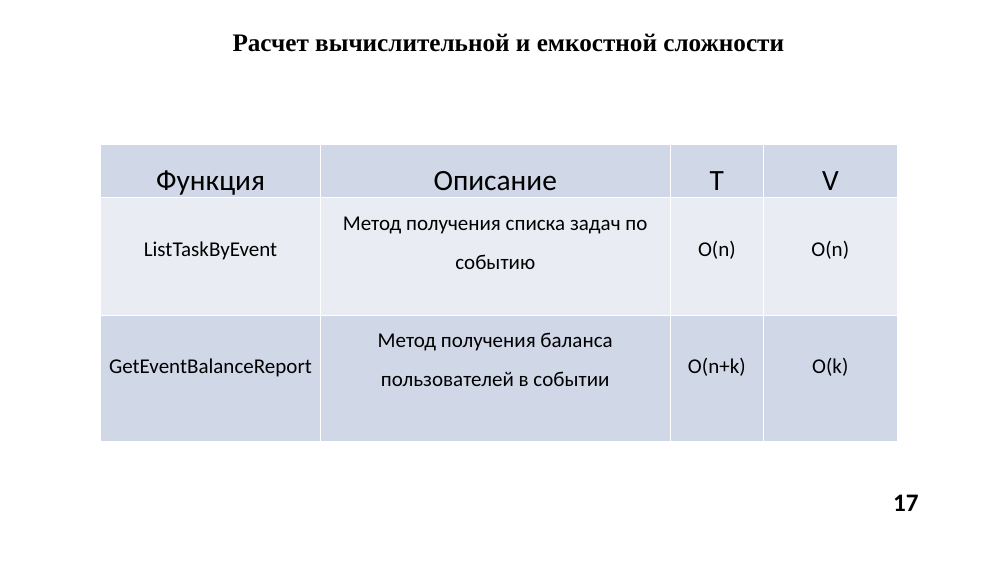
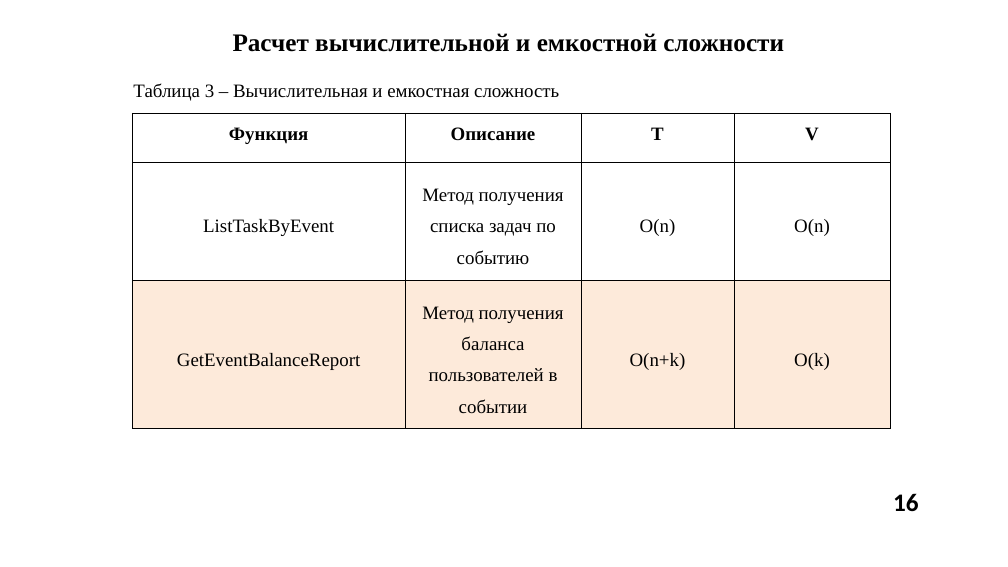
Before and after one commit to PabloPerdolie/eventManagement, a slide deck: slide 16 of диплом/ПРЕДДИПЛОМНАЯ_ПРАКТИКА/ПДП_Презентация_ИКБО-30-21_ПарусовПА.pptx (slide 17 before the commit). Drawn at 1008x567 pixels with LibreOffice and Linux fonts; fonts in the diff are those of the drawing; background and template pictures are left out. Boxes give left, top, right and bottom in pixels: in the first picture for what was removed or moved away, otherwise in the second. Text is boxed around its words. In the diff, an @@ line names an element or a change of style, - is before the commit and + after.

```diff
--- a/диплом/ПРЕДДИПЛОМНАЯ_ПРАКТИКА/ПДП_Презентация_ИКБО-30-21_ПарусовПА.pptx
+++ b/диплом/ПРЕДДИПЛОМНАЯ_ПРАКТИКА/ПДП_Презентация_ИКБО-30-21_ПарусовПА.pptx
@@ text added at [133, 83, 559, 101], 18 pt, text #000000 @@
+Таблица 3 – Вычислительная и емкостная сложность
@@ table at [132, 113, 891, 429] @@
@@ fill #D0D8E8 to none in row 1 @@
@@ fill #E9EDF4 to none in row 2 @@
@@ fill #D0D8E8 to #FDEADA in row 3 @@
@@ size 28 to 18 pt, bold on in "Функция", "Описание", "T", "V" @@
@@ font Calibri to Times New Roman @@
@@ size 20 to 18 pt in "ListTaskByEvent", "Метод получения списка задач по событию", "O(n)", "O(n)" and 4 more places @@
@@ borders changed @@
@@ table: place and size @@
-table at [101, 145, 897, 442]
+table at [132, 113, 891, 429]
@@ page number at [893, 493, 919, 511]: text changed @@
-17
+16
```
Also in this commit, not shown: 12 other slides changed, 4 slides added, 5 slides removed, 31 other files.
